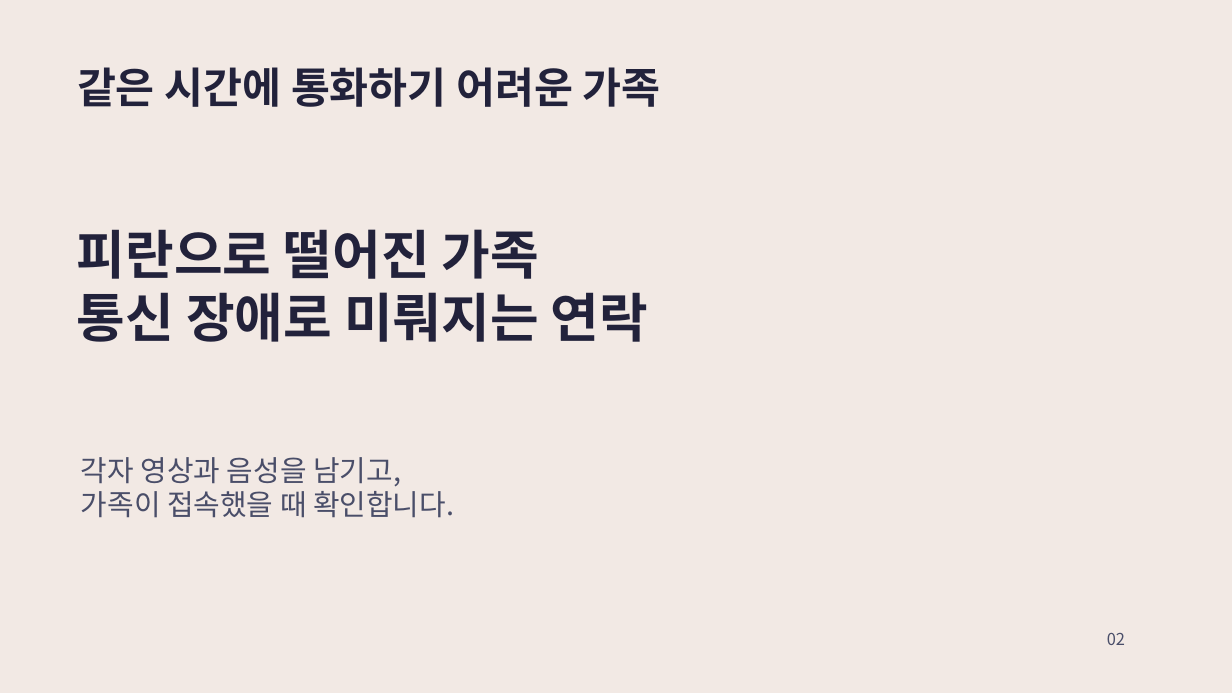
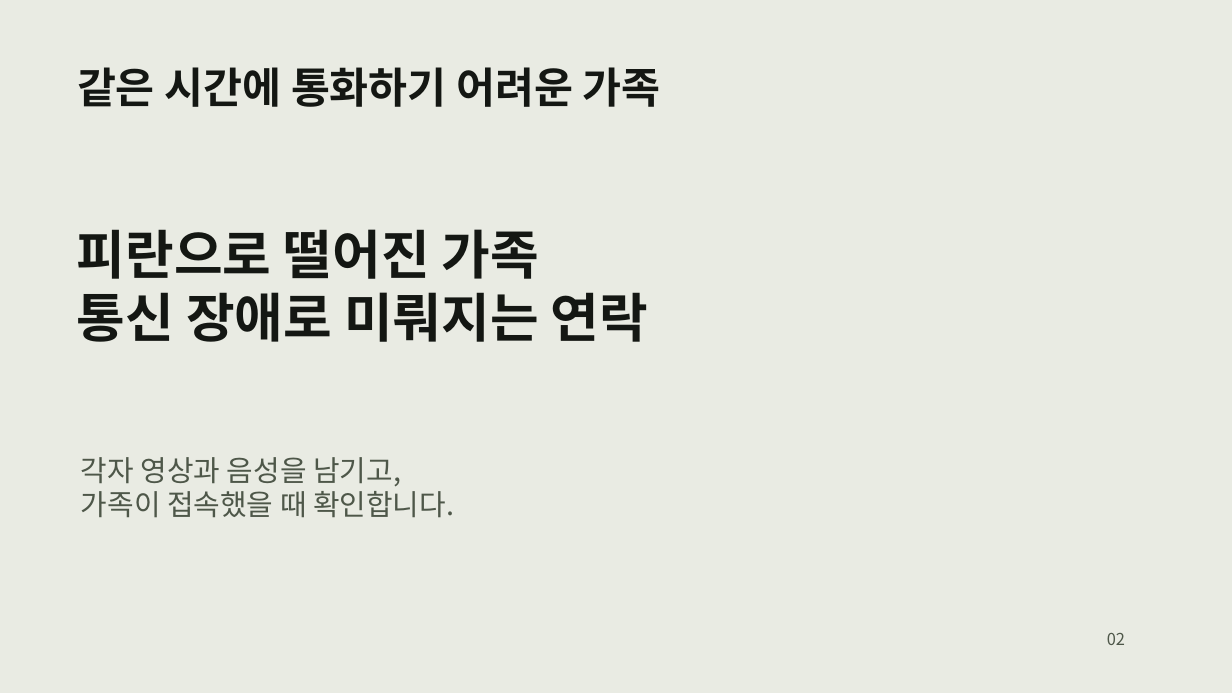
Before and after one commit to JeongHanAh/2026COM-s-Hackathon, a slide deck: slide 2 of submission/01_발표자료.pptx. Drawn at 1232x693 pixels with LibreOffice and Linux fonts; fonts in the diff are those of the drawing. Boxes give left, top, right and bottom in pixels: in the first picture for what was removed or moved away, otherwise in the second. Text is boxed around its words. In the diff, an @@ line names an element or a change of style, - is before the commit and + after.

```diff
--- a/submission/01_발표자료.pptx
+++ b/submission/01_발표자료.pptx
@@ background #F2E9E4 to #E9EBE3 @@
@@ text "같은 시간에 통화하기 어려운 가족" at bbox=[77, 67, 661, 107]: text colour #22223B to #141713 @@
@@ text "피란으로 떨어진 가족" at bbox=[77, 229, 648, 342]: text colour #22223B to #141713 @@
@@ text "각자 영상과 음성을 남기고," at bbox=[81, 457, 454, 518]: text colour #4A4E69 to #4E5749 @@
@@ text "02" at bbox=[1107, 633, 1125, 645]: text colour #4A4E69 to #4E5749 @@
```
Also in this commit, not shown: 9 other slides changed, 11 other files.
